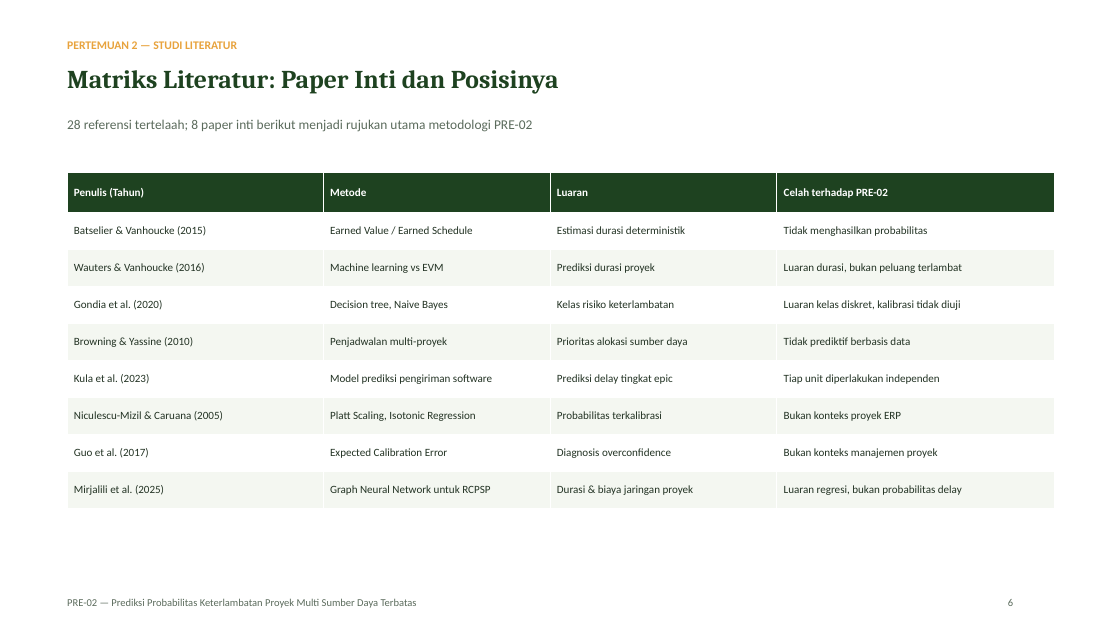
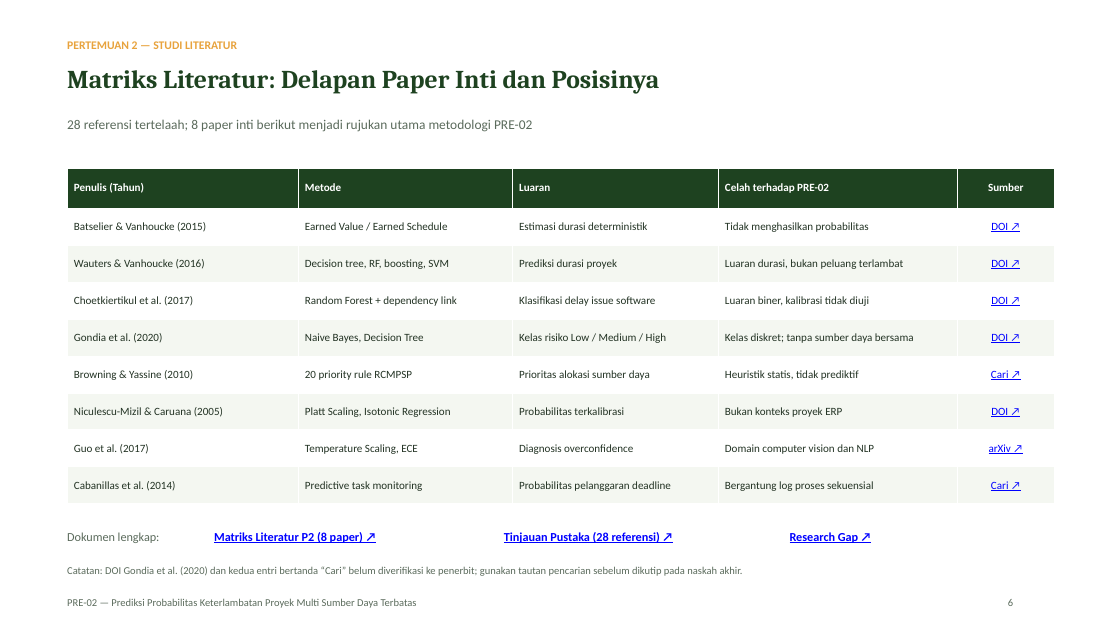
Before and after one commit to mug31/MP-PRE-02, a slide deck: slide 6 of 05_presentasi_progres/PRE02_Presentasi_Progres_Pertemuan1-5.pptx. Drawn at 1120x630 pixels with LibreOffice and Linux fonts; fonts in the diff are those of the drawing. Boxes give left, top, right and bottom in pixels: in the first picture for what was removed or moved away, otherwise in the second. Text is boxed around its words. In the diff, an @@ line names an element or a change of style, - is before the commit and + after.

```diff
--- a/05_presentasi_progres/PRE02_Presentasi_Progres_Pertemuan1-5.pptx
+++ b/05_presentasi_progres/PRE02_Presentasi_Progres_Pertemuan1-5.pptx
@@ text at (x1=67, y1=70, x2=660, y2=94): text changed @@
-Matriks Literatur: Paper Inti dan Posisinya
+Matriks Literatur: Delapan Paper Inti dan Posisinya
@@ table at (x1=67, y1=168, x2=1054, y2=504) @@
-column 1: Penulis (Tahun) | Batselier & Vanhoucke (2015) | Wauters & Vanhoucke (2016) | Gondia et al. (2020) | Browning & Yassine (2010) | Kula et al. (2023) | Niculescu-Mizil & Caruana (2005) | Guo et al. (2017) | Mirjalili et al. (2025)
-column 2: Metode | Earned Value / Earned Schedule | Machine learning vs EVM | Decision tree, Naive Bayes | Penjadwalan multi-proyek | Model prediksi pengiriman software | Platt Scaling, Isotonic Regression | Expected Calibration Error | Graph Neural Network untuk RCPSP
-column 3: Luaran | Estimasi durasi deterministik | Prediksi durasi proyek | Kelas risiko keterlambatan | Prioritas alokasi sumber daya | Prediksi delay tingkat epic | Probabilitas terkalibrasi | Diagnosis overconfidence | Durasi & biaya jaringan proyek
-column 4: Celah terhadap PRE-02 | Tidak menghasilkan probabilitas | Luaran durasi, bukan peluang terlambat | Luaran kelas diskret, kalibrasi tidak diuji | Tidak prediktif berbasis data | Tiap unit diperlakukan independen | Bukan konteks proyek ERP | Bukan konteks manajemen proyek | Luaran regresi, bukan probabilitas delay
+column 1: Penulis (Tahun) | Batselier & Vanhoucke (2015) | Wauters & Vanhoucke (2016) | Choetkiertikul et al. (2017) | Gondia et al. (2020) | Browning & Yassine (2010) | Niculescu-Mizil & Caruana (2005) | Guo et al. (2017) | Cabanillas et al. (2014)
+column 2: Metode | Earned Value / Earned Schedule | Decision tree, RF, boosting, SVM | Random Forest + dependency link | Naive Bayes, Decision Tree | 20 priority rule RCMPSP | Platt Scaling, Isotonic Regression | Temperature Scaling, ECE | Predictive task monitoring
+column 3: Luaran | Estimasi durasi deterministik | Prediksi durasi proyek | Klasifikasi delay issue software | Kelas risiko Low / Medium / High | Prioritas alokasi sumber daya | Probabilitas terkalibrasi | Diagnosis overconfidence | Probabilitas pelanggaran deadline
+column 4: Celah terhadap PRE-02 | Tidak menghasilkan probabilitas | Luaran durasi, bukan peluang terlambat | Luaran biner, kalibrasi tidak diuji | Kelas diskret; tanpa sumber daya bersama | Heuristik statis, tidak prediktif | Bukan konteks proyek ERP | Domain computer vision dan NLP | Bergantung log proses sekuensial
+column 5: Sumber | DOI ↗ | DOI ↗ | DOI ↗ | DOI ↗ | Cari ↗ | DOI ↗ | arXiv ↗ | Cari ↗
@@ table moved from (x1=67, y1=172, x2=1054, y2=508) to (x1=67, y1=168, x2=1054, y2=504) @@
@@ text added at (x1=67, y1=532, x2=160, y2=543), 10.5 pt, text #5B6B5C @@
+Dokumen lengkap:
@@ text added at (x1=214, y1=532, x2=363, y2=543), 10.5 pt, text #0000FF, bold, underline @@
+Matriks Literatur P2 (8 paper) ↗
@@ text added at (x1=504, y1=532, x2=660, y2=543), 10.5 pt, text #0000FF, bold, underline @@
+Tinjauan Pustaka (28 referensi) ↗
@@ text added at (x1=790, y1=532, x2=858, y2=543), 10.5 pt, text #0000FF, bold, underline @@
+Research Gap ↗
@@ text added at (x1=67, y1=566, x2=743, y2=576), 9 pt, text #5B6B5C @@
+Catatan: DOI Gondia et al. (2020) dan kedua entri bertanda “Cari” belum diverifikasi ke penerbit; gunakan tautan pencarian sebelum dikutip pada naskah akhir.
```
Also in this commit, not shown: 2 other slides changed, 4 other files.
